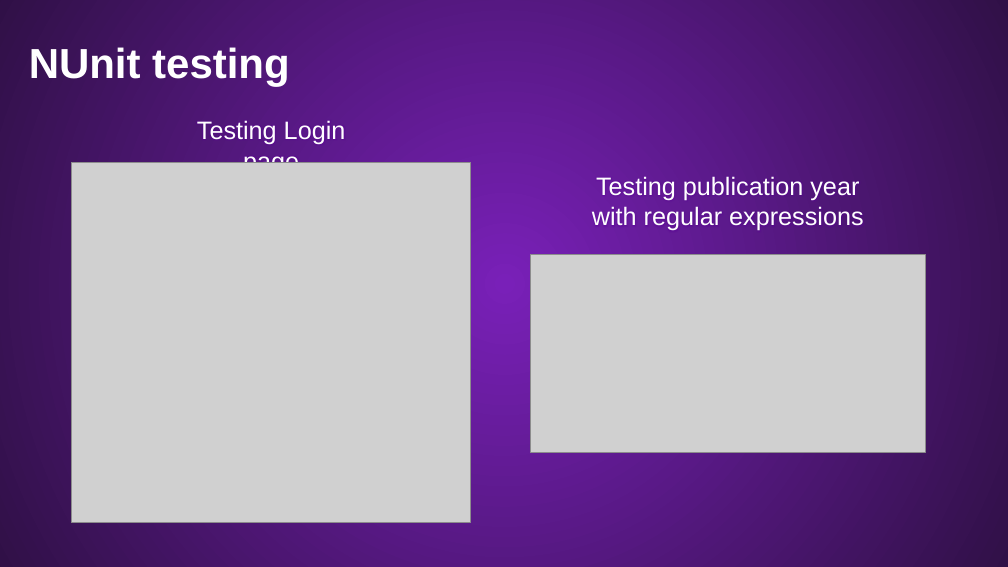
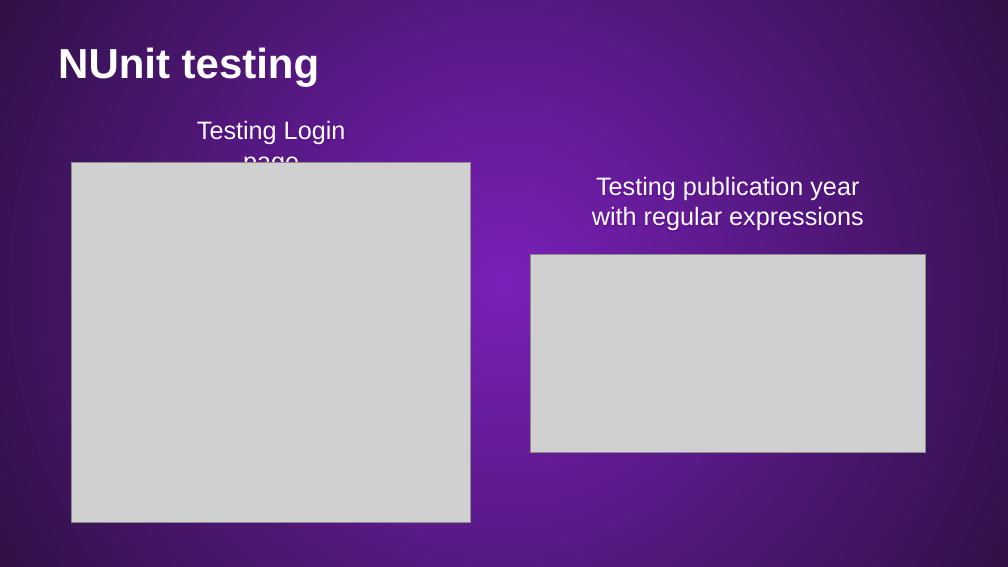
Before and after one commit to Palacsinta002/LMS, a slide deck: slide 29 of Presentation/LMS Presentation.pptx (slide 21 before the commit). Drawn at 1008x567 pixels with LibreOffice and Linux fonts; fonts in the diff are those of the drawing; grey boxes stand for pictures; background and template pictures are left out. Boxes give left, top, right and bottom in pixels: in the first picture for what was removed or moved away, otherwise in the second. Text is boxed around its words. In the diff, an @@ line names an element or a change of style, - is before the commit and + after.

```diff
--- a/Presentation/LMS Presentation.pptx
+++ b/Presentation/LMS Presentation.pptx
@@ text "NUnit testing" moved from (x1=29, y1=47, x2=289, y2=86) to (x1=58, y1=47, x2=319, y2=86) @@
```
Also in this commit, not shown: 6 other slides changed, 9 slides added, 1 slide removed.
